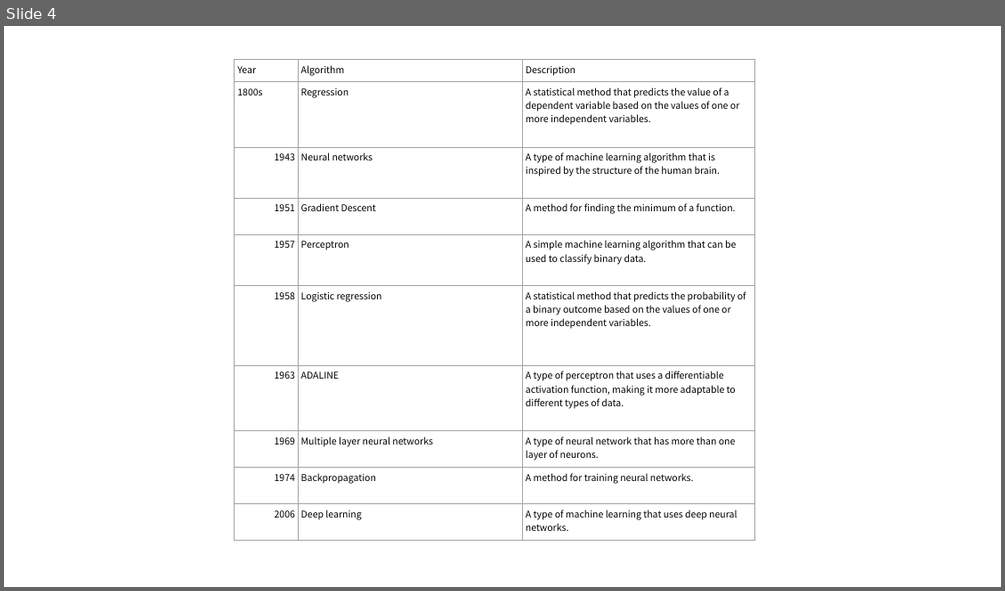
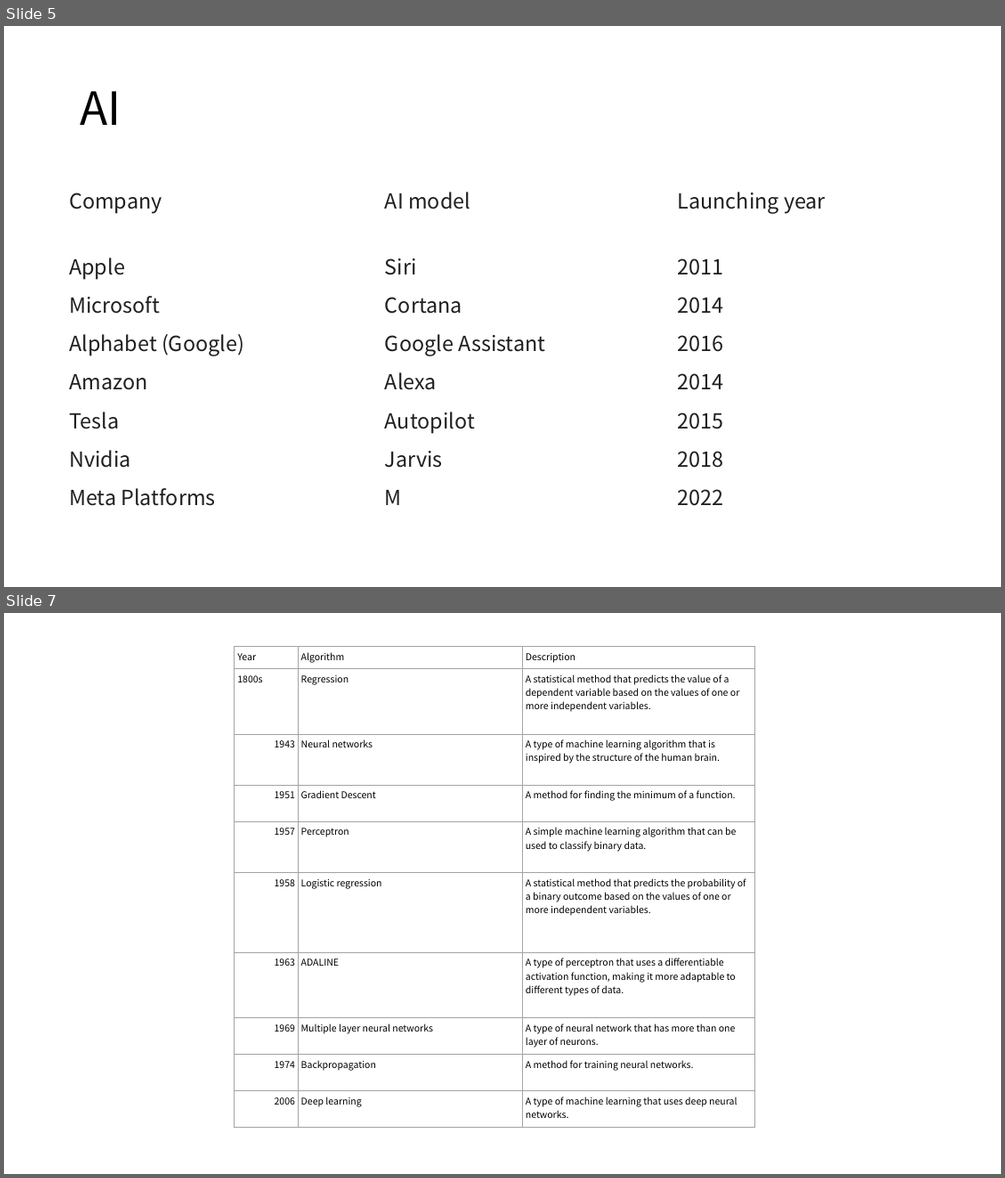
Before and after one commit to MigoJJ/AI_2023.07, a slide deck: AI_07_2023.08.08 - reference.pptx. Shown one above the other, each under a label of ours: slide 4 before the commit, slides 5 and 7 after it; the slides between them are not shown. The pictures are 1005x591 and 1005x1178 pixels, drawn with LibreOffice and Linux fonts; fonts in the diff are those of the drawing. Boxes give left, top, right and bottom in pixels: in the first picture for what was removed or moved away, otherwise in the second. Text is boxed around its words. In the diff, an @@ line names an element or a change of style, - is before the commit and + after.

```diff
--- a/AI_07_2023.08.08 - reference.pptx
+++ b/AI_07_2023.08.08 - reference.pptx
@@ slide 5 added at [4, 26, 1001, 587], background #FFFFFF @@
@@ title added at [80, 91, 121, 125], 44 pt, text #000000 @@
+AI
@@ table added at [65, 181, 924, 509], 8 rows, 3 columns @@
+Company | AI model | Launching year
+Apple | Siri | 2011
+Microsoft | Cortana | 2014
+Alphabet (Google) | Google Assistant | 2016
+Amazon | Alexa | 2014
+Tesla | Autopilot | 2015
+Nvidia | Jarvis | 2018
+Meta Platforms | M | 2022
@@ what was slide 4 is now slide 7 @@
```
Also in this commit, not shown: 1 slide changed, 3 other slides added.
